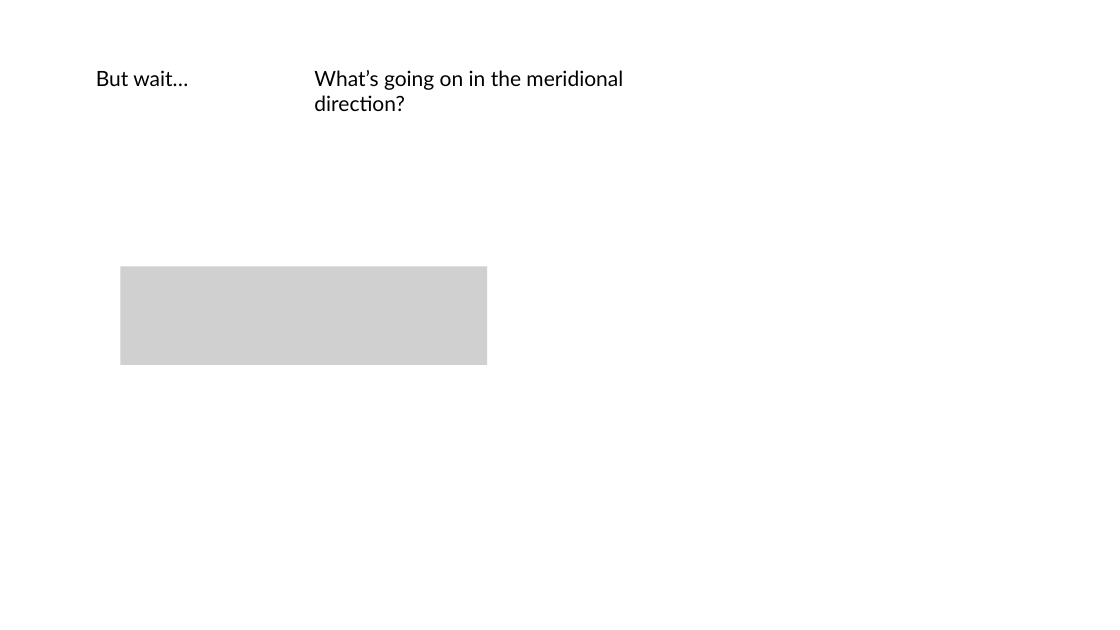
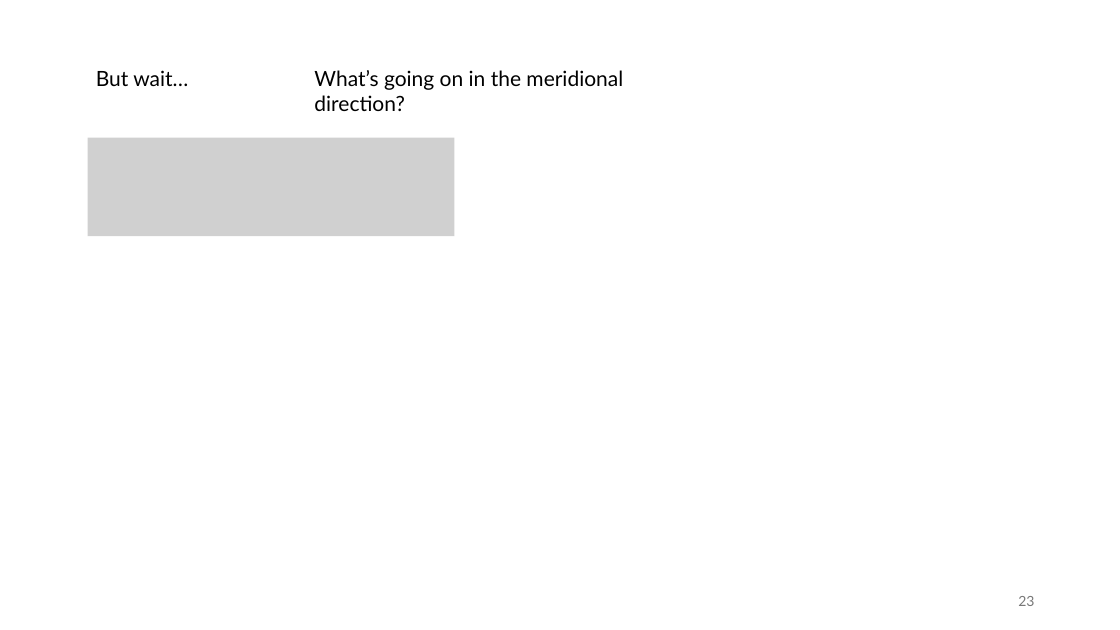
Before and after one commit to meteorologopazzo/meteorologopazzo, a slide deck: slide 23 of waves_presentation/waves.pptx (slide 15 before the commit). Drawn at 1120x630 pixels with LibreOffice and Linux fonts; fonts in the diff are those of the drawing; grey boxes stand for pictures. Boxes give left, top, right and bottom in pixels: in the first picture for what was removed or moved away, otherwise in the second. Text is boxed around its words. In the diff, an @@ line names an element or a change of style, - is before the commit and + after.

```diff
--- a/waves_presentation/waves.pptx
+++ b/waves_presentation/waves.pptx
@@ picture added at (87, 138, 455, 236) @@
@@ picture removed at (120, 266, 487, 365) @@
@@ page number added at (1018, 596, 1034, 606), 12 pt, text #797979 @@
+23
```
Also in this commit, not shown: 15 other slides changed, 8 slides added, 1 slide removed.
